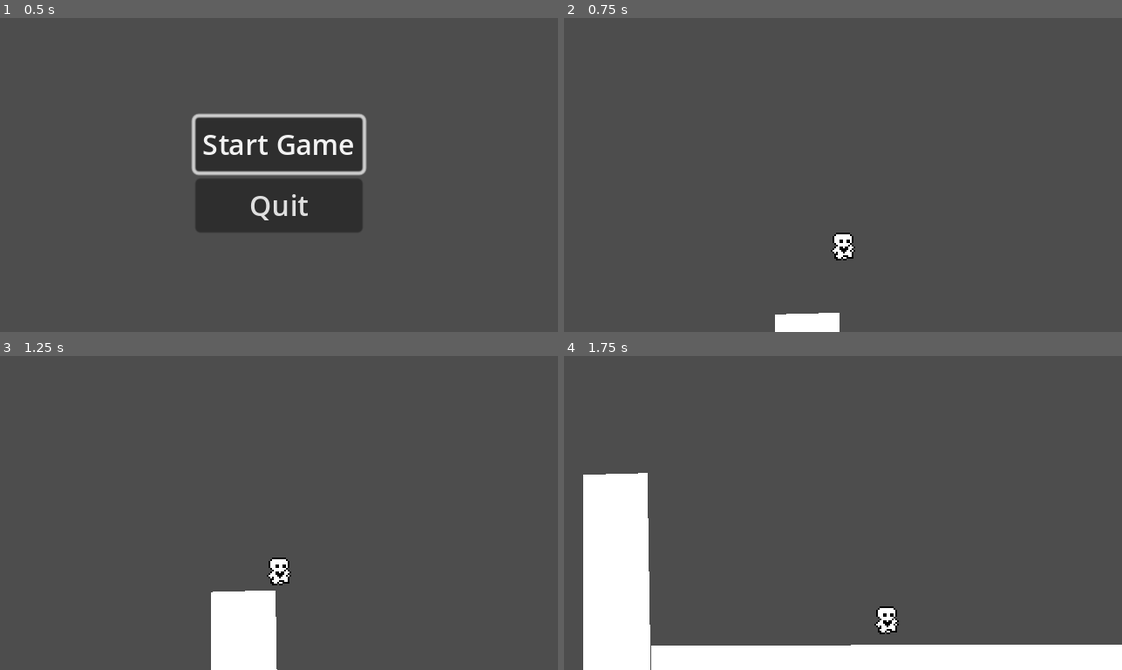
Above: before the commit, frames 1-4 (two rows, left to right).
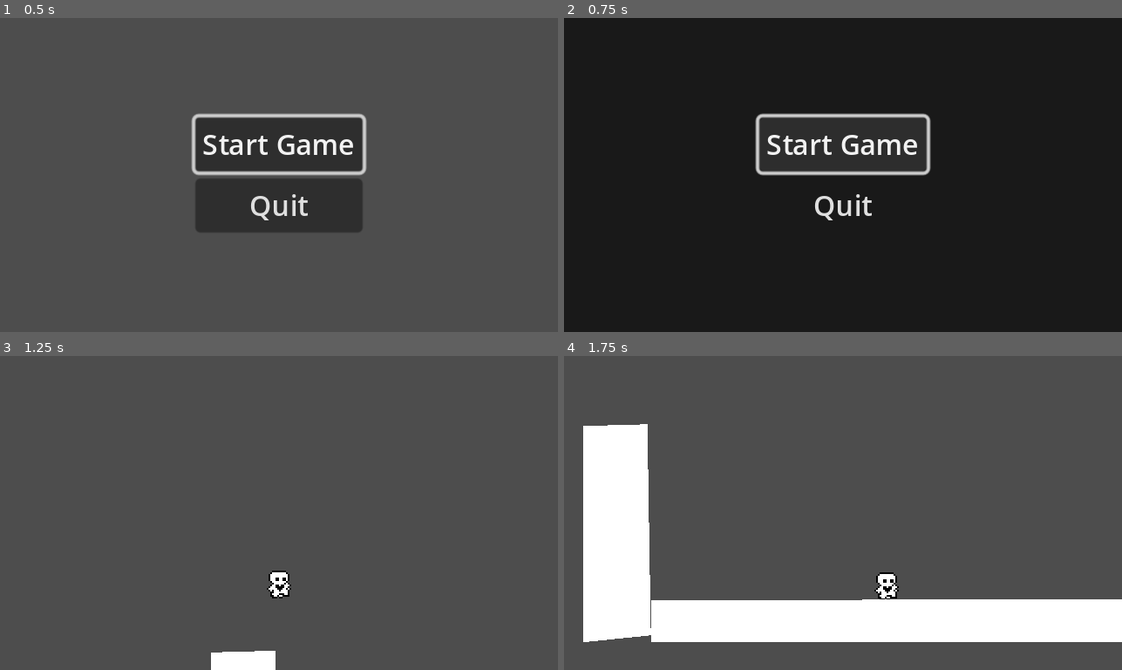
Above: after the commit, the same moments.

Repository: alwong18/AnimalExplorer
Game: Godot game, scene res://Scenes/start_menu.tscn
The game is run twice, just before and just after one commit, with the same random seed, the same clock (stepped at 60 frames per second) and the same inputs.
Inputs:
- Up to frame 1 (0.5 s): no input
- Up to frame 2 (0.75 s): click "Start Game" at 0.5 s
- Up to frame 3 (1.25 s): no input
- Up to frame 4 (1.75 s): hold Right (move_right) from 1.28 s (still down); tap Up (move_up) at 1.52 s

Frame 1 is identical in both runs. In frame 2, 99% of the frame differs, in the area x 0-100%, y 0-100%; in frame 3, 2.6%; in frame 4, 21%.

Commit message:
added fading
need to fix later, looks weird

Diff:
--- /dev/null
+++ b/Scenes/World.gd
@@ -0,0 +1,7 @@
+extends Node
+
+@onready var collision_shape_2d = $StaticBody2D/CollisionShape2D
+@onready var polygon_2d = $StaticBody2D/CollisionPolygon2D/Polygon2D
+
+func _ready():
+	pass
--- a/Scenes/World.tscn
+++ b/Scenes/World.tscn
@@ -1,25 +1,20 @@
-[gd_scene load_steps=4 format=3 uid="uid://djtsc0xpspkd8"]
+[gd_scene load_steps=5 format=3 uid="uid://djtsc0xpspkd8"]
 
+[ext_resource type="Script" path="res://Scenes/World.gd" id="1_1uy6e"]
 [ext_resource type="PackedScene" uid="uid://b5doxaq34uvii" path="res://Scenes/player.tscn" id="1_e5v70"]
-
-[sub_resource type="RectangleShape2D" id="RectangleShape2D_af8e6"]
-size = Vector2(321, 27)
 
 [sub_resource type="RectangleShape2D" id="RectangleShape2D_n0k1x"]
 size = Vector2(39, 128)
 
+[sub_resource type="RectangleShape2D" id="RectangleShape2D_6cona"]
+size = Vector2(316, 20)
+
 [node name="World" type="Node"]
+script = ExtResource("1_1uy6e")
 
 [node name="Player" parent="." instance=ExtResource("1_e5v70")]
 
 [node name="StaticBody2D" type="StaticBody2D" parent="."]
-
-[node name="CollisionPolygon2D" type="CollisionShape2D" parent="StaticBody2D"]
-position = Vector2(159.5, 164.5)
-shape = SubResource("RectangleShape2D_af8e6")
-
-[node name="Polygon2D" type="Polygon2D" parent="StaticBody2D/CollisionPolygon2D"]
-polygon = PackedVector2Array(-159.5, -11.5, 159.5, -12.5, 160.5, 12.5, -159.5, 12.5)
 
 [node name="CollisionShape2D" type="CollisionShape2D" parent="StaticBody2D"]
 position = Vector2(-18.5, 117)
@@ -34,3 +29,11 @@
 
 [node name="Polygon2D" type="Polygon2D" parent="StaticBody2D/CollisionShape2D2"]
 polygon = PackedVector2Array(-19, -61, 18, -62, 19, 62, -19, 63)
+
+[node name="CollisionShape2D3" type="CollisionShape2D" parent="StaticBody2D"]
+position = Vector2(160, 167)
+shape = SubResource("RectangleShape2D_6cona")
+
+[node name="Polygon2D" type="Polygon2D" parent="StaticBody2D/CollisionShape2D3"]
+position = Vector2(-0.5, -0.5)
+polygon = PackedVector2Array(-159.5, -11.5, 159.5, -12.5, 160.5, 12.5, -159.5, 12.5)
--- a/Scenes/level_transition.tscn
+++ b/Scenes/level_transition.tscn
@@ -1,22 +1,6 @@
-[gd_scene load_steps=6 format=3 uid="uid://bftkv4macbebm"]
+[gd_scene load_steps=6 format=3 uid="uid://dnssdmqu41peo"]
 
 [ext_resource type="Script" path="res://Scripts/level_transition.gd" id="1_2e7v2"]
-
-[sub_resource type="Animation" id="Animation_0cph5"]
-resource_name = "fade_to_black"
-length = 0.5
-tracks/0/type = "value"
-tracks/0/imported = false
-tracks/0/enabled = true
-tracks/0/path = NodePath("ColorRect:color")
-tracks/0/interp = 1
-tracks/0/loop_wrap = true
-tracks/0/keys = {
-"times": PackedFloat32Array(0, 0.5),
-"transitions": PackedFloat32Array(1, 1),
-"update": 0,
-"values": [Color(0, 0, 0, 0), Color(0, 0, 0, 1)]
-}
 
 [sub_resource type="Animation" id="Animation_37dhd"]
 length = 0.001
@@ -49,6 +33,22 @@
 "values": [Color(0, 0, 0, 1), Color(0, 0, 0, 0)]
 }
 
+[sub_resource type="Animation" id="Animation_0cph5"]
+resource_name = "fade_to_black"
+length = 0.5
+tracks/0/type = "value"
+tracks/0/imported = false
+tracks/0/enabled = true
+tracks/0/path = NodePath("ColorRect:color")
+tracks/0/interp = 1
+tracks/0/loop_wrap = true
+tracks/0/keys = {
+"times": PackedFloat32Array(0, 0.5),
+"transitions": PackedFloat32Array(1, 1),
+"update": 0,
+"values": [Color(0, 0, 0, 0), Color(0, 0, 0, 1)]
+}
+
 [sub_resource type="AnimationLibrary" id="AnimationLibrary_ycgit"]
 _data = {
 "RESET": SubResource("Animation_37dhd"),
--- a/Scripts/start_menu.gd
+++ b/Scripts/start_menu.gd
@@ -3,10 +3,13 @@
 @onready var start_game_button = %StartGameButton
 
 func _ready():
+#	RenderingServer.set_default_clear_color(Color.BLACK)
 	start_game_button.grab_focus()
 
 func _on_start_game_button_pressed():
+	await LevelTransition.fade_from_black()
 	get_tree().change_scene_to_file("res://Scenes/World.tscn")
+#	LevelTransition.fade_to_black()
 
 func _on_quit_button_pressed():
 	get_tree().quit()
